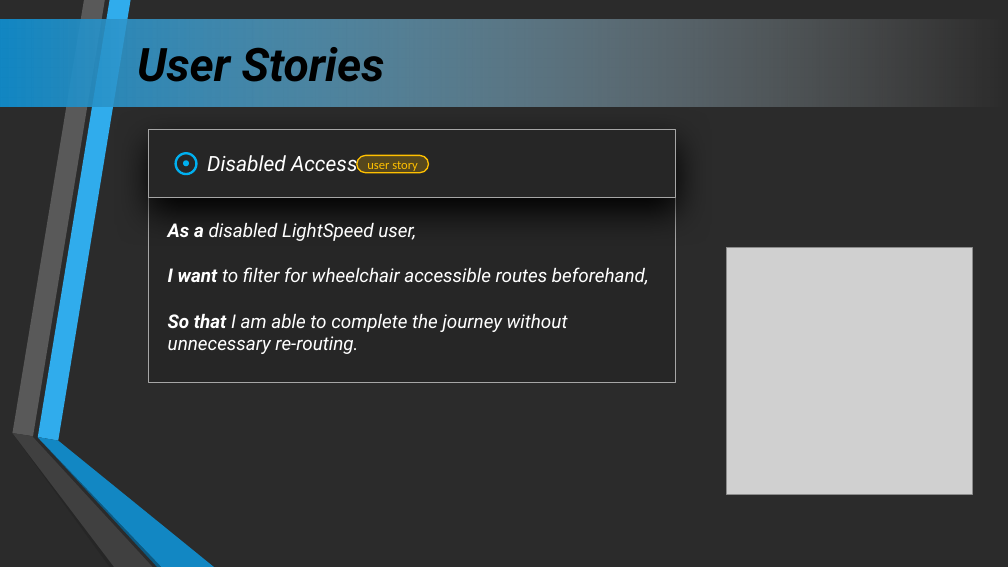
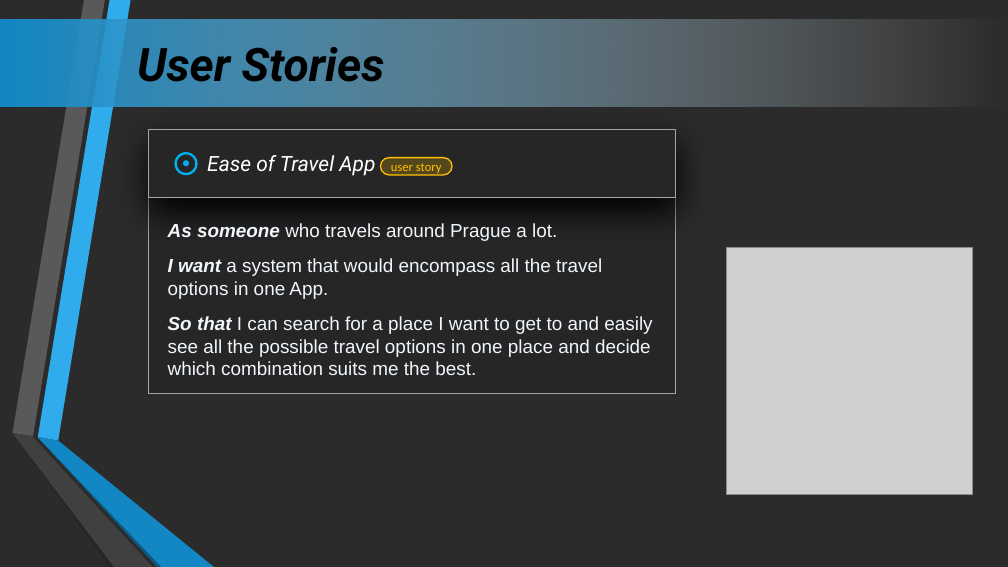
Before and after one commit to JaromirProchazka/SoftwareEngeneeringExampleLightspeedLS, a slide deck: slide 5 of LightSpeed.pptx (slide 6 before the commit). Drawn at 1008x567 pixels with LibreOffice and Linux fonts; fonts in the diff are those of the drawing; grey boxes stand for pictures; background and template pictures are left out; a plain dark background stands for a picture behind light text. Boxes give left, top, right and bottom in pixels: in the first picture for what was removed or moved away, otherwise in the second. Text is boxed around its words. In the diff, an @@ line names an element or a change of style, - is before the commit and + after.

```diff
--- a/LightSpeed.pptx
+++ b/LightSpeed.pptx
@@ text at bbox=[207, 155, 375, 176]: text changed @@
-Disabled Access
+Ease of Travel App
@@ rounded rectangle "user story": place and size @@
-rounded rectangle "user story" at bbox=[357, 156, 429, 173]
+rounded rectangle "user story" at bbox=[380, 157, 452, 175]
@@ rectangle: place and size @@
-rectangle at bbox=[149, 198, 676, 383]
+rectangle at bbox=[149, 198, 676, 394]
@@ text at bbox=[168, 223, 652, 375]: text changed; font Roboto to Arial; text colour #FFFFFF to #F0F6FC; italic off @@
-As a disabled LightSpeed user,
-I want to filter for wheelchair accessible routes beforehand,
-So that I am able to complete the journey without unnecessary re-routing.
+As someone who travels around Prague a lot.
+I want a system that would encompass all the travel options in one App.
+So that I can search for a place I want to get to and easily see all the possible travel options in one place and decide which combination suits me the best.
```
Also in this commit, not shown: 3 other slides changed.
